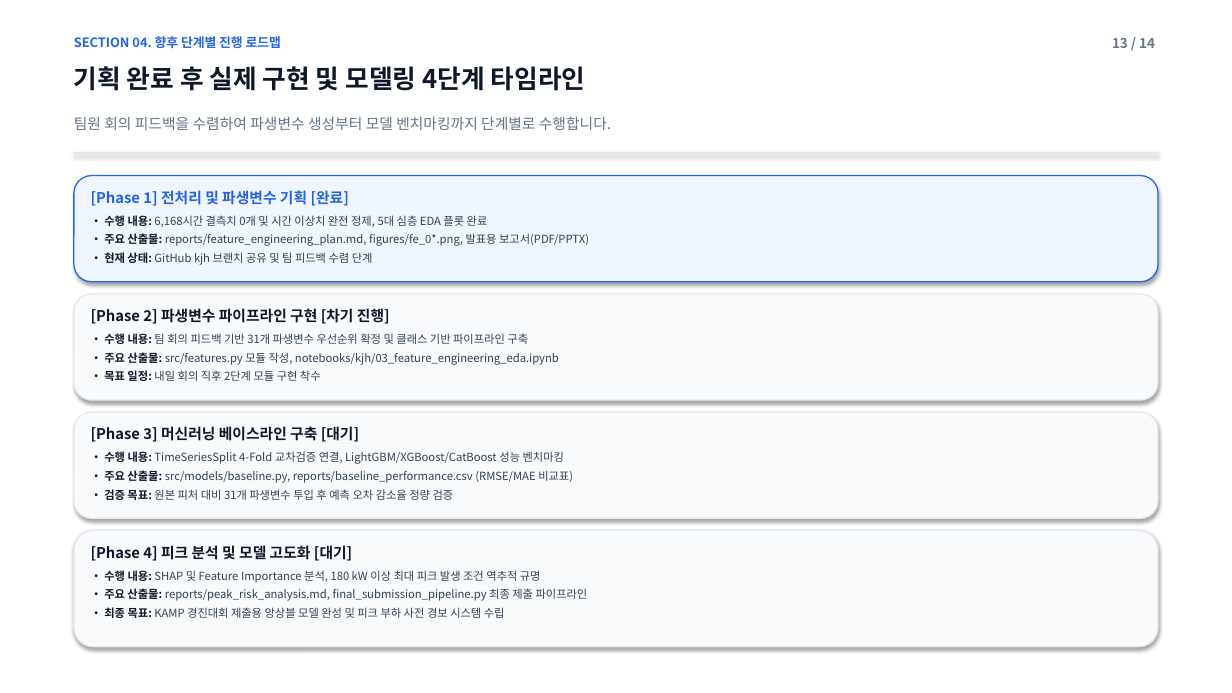
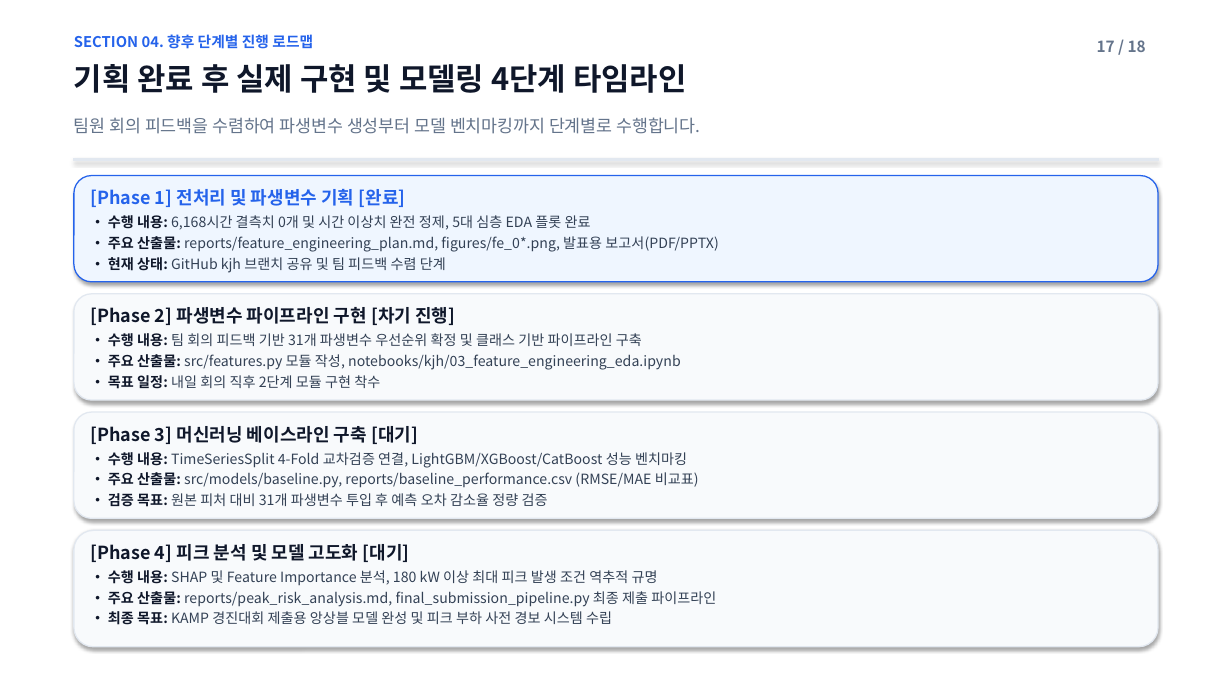
Before and after one commit to jgi0117/KAMP-Competition, a slide deck: slide 17 of reports/EDA_전처리_및_피처엔지니어링_보고.pptx (slide 13 before the commit). Drawn at 1232x693 pixels with LibreOffice and Linux fonts; fonts in the diff are those of the drawing. Boxes give left, top, right and bottom in pixels: in the first picture for what was removed or moved away, otherwise in the second. Text is boxed around its words. In the diff, an @@ line names an element or a change of style, - is before the commit and + after.

Commit message:
style(docs): scale up font sizes for high presentation readability and add section divider slides

```diff
--- a/reports/EDA_전처리_및_피처엔지니어링_보고.pptx
+++ b/reports/EDA_전처리_및_피처엔지니어링_보고.pptx
@@ text "SECTION 04. 향후 단계별 진행 ..." at [74, 34, 313, 49]: size 10 to 11.5 pt @@
@@ text at [1097, 40, 1146, 52]: text changed; size 10.5 to 12 pt @@
-13 / 14
+17 / 18
@@ text "기획 완료 후 실제 구현 ..." at [74, 64, 686, 93]: size 20 to 24 pt @@
@@ text "팀원 회의 피드백을 수렴하여 파생변수 ..." at [74, 117, 700, 134]: size 11.5 to 13.5 pt @@
@@ rectangle: place and size @@
-rectangle at [74, 152, 1158, 153]
+rectangle at [74, 159, 1158, 160]
@@ text "[Phase 1] 전처리 및 파생변수 ..." at [91, 189, 718, 273]: size 11.5 to 14 pt in "[Phase 1] 전처리 및 파생변수 기획 [완료]"; size 8.8 to 11 pt in "• 수행 내용: 6,168시간 결측치 0개 및 ...", "• 주요 산출물: reports/feature_engineering_plan.md, figures/fe_0* ...", "• 현재 상태: GitHub kjh 브랜치 공유 ..."; less space between paragraphs @@
@@ text "[Phase 2] 파생변수 파이프라인 구현 ..." at [91, 307, 681, 389]: size 11.5 to 14 pt in "[Phase 2] 파생변수 파이프라인 구현 [차기 진행]"; size 8.8 to 11 pt in "• 수행 내용: 팀 회의 피드백 기반 ...", "• 주요 산출물: src/features.py 모듈 작성, notebooks/kjh/03_feature_en ...", "• 목표 일정: 내일 회의 직후 2단계 ..."; less space between paragraphs @@
@@ text "[Phase 3] 머신러닝 베이스라인 구축 ..." at [91, 426, 699, 507]: size 11.5 to 14 pt in "[Phase 3] 머신러닝 베이스라인 구축 [대기]"; size 8.8 to 11 pt in "• 수행 내용: TimeSeriesSplit 4-Fold 교차검증 연결, ...", "• 주요 산출물: src/models/baseline.py, reports/baseline_performan ...", "• 검증 목표: 원본 피처 대비 31개 ..."; less space between paragraphs @@
@@ text "[Phase 4] 피크 분석 및 ..." at [91, 544, 716, 625]: size 11.5 to 14 pt in "[Phase 4] 피크 분석 및 모델 고도화 ..."; size 8.8 to 11 pt in "• 수행 내용: SHAP 및 Feature Importance ...", "• 주요 산출물: reports/peak_risk_analysis.md, final_submission_pi ...", "• 최종 목표: KAMP 경진대회 제출용 앙상블 ..."; less space between paragraphs @@
```
Also in this commit, not shown: 13 other slides changed, 4 slides added, 2 other files.
